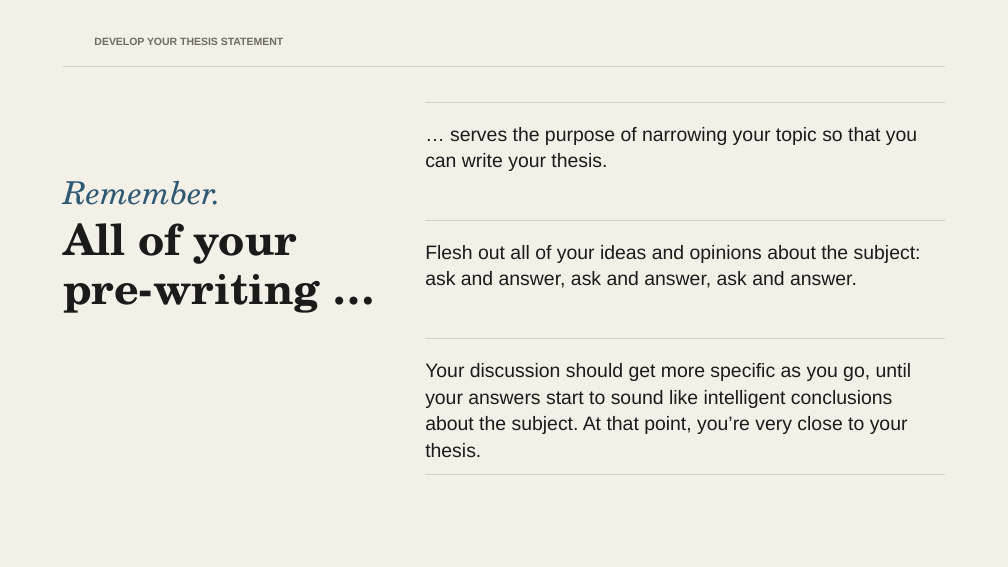
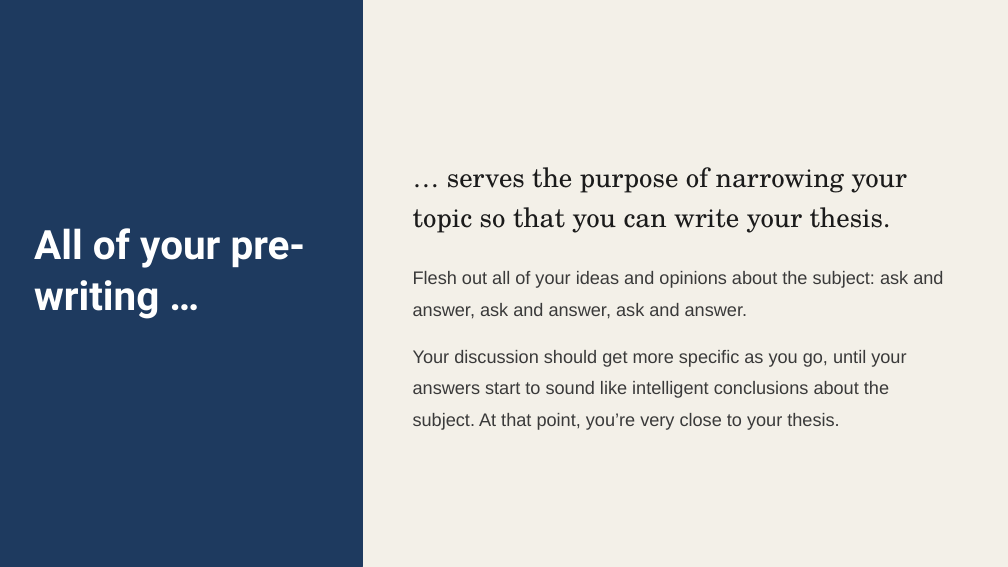
Before and after one commit to The-Connell-School/yawp, a slide deck: slide 8 of services/web-app/public/courses/thesis-driven-essay/03-develop-your-thesis-statement.pptx. Drawn at 1008x567 pixels with LibreOffice and Linux fonts; fonts in the diff are those of the drawing; background and template pictures are left out. Boxes give left, top, right and bottom in pixels: in the first picture for what was removed or moved away, otherwise in the second. Text is boxed around its words. In the diff, an @@ line names an element or a change of style, - is before the commit and + after.

```diff
--- a/services/web-app/public/courses/thesis-driven-essay/03-develop-your-thesis-statement.pptx
+++ b/services/web-app/public/courses/thesis-driven-essay/03-develop-your-thesis-statement.pptx
@@ rectangle added at (0,0,362,567), fill #1E3A5F, outline #1E3A5F 1 pt @@
@@ text removed at (94,38,283,45) @@
-DEVELOP YOUR THESIS STATEMENT
@@ text "All of your pre-writing …": place and size @@
-text "All of your pre-writing …" at (63,223,320,313)
+text "All of your pre-writing …" at (34,228,306,319)
@@ text "All of your pre-writing …" at (34,228,306,319): size 41 to 38.5 pt, font TeX Gyre Schola to Roboto, text colour #1B1B1B to #FFFFFF; line spacing 0.95 to 1.04; vertical alignment top to middle @@
@@ line removed from (63, 67) to (945, 67) @@
@@ text "… serves the purpose of ...": place and size @@
-text "… serves the purpose of ..." at (425,363,912,457)
+text "… serves the purpose of ..." at (413,167,943,430)
@@ text "… serves the purpose of ..." at (413,167,943,430): vertical alignment top to middle @@
@@ line removed from (425, 102) to (945, 102) @@
@@ text removed at (425,127,917,171) @@
-… serves the purpose of narrowing your topic so that you can write your thesis.
@@ text at (413,167,943,319): paragraphs added @@
+… serves the purpose of narrowing your topic so that you can write your thesis.
+Flesh out all of your ideas and opinions about the subject: ask and answer, ask and answer, ask and answer.
@@ text removed at (63,181,221,205) @@
-Remember.
@@ line removed from (425, 221) to (945, 221) @@
@@ text removed at (425,245,921,288) @@
-Flesh out all of your ideas and opinions about the subject: ask and answer, ask and answer, ask and answer.
@@ text at (413,350,906,430): size 18.5 to 17.2 pt, text colour #1B1B1B to #3A3A3A in "Your discussion should get more specific as ..."; line spacing 1.15 to 1.45; more space between paragraphs @@
@@ line removed from (425, 339) to (945, 339) @@
@@ line removed from (425, 475) to (945, 475) @@
```
Also in this commit, not shown: 33 other slides changed, 10 other files.
